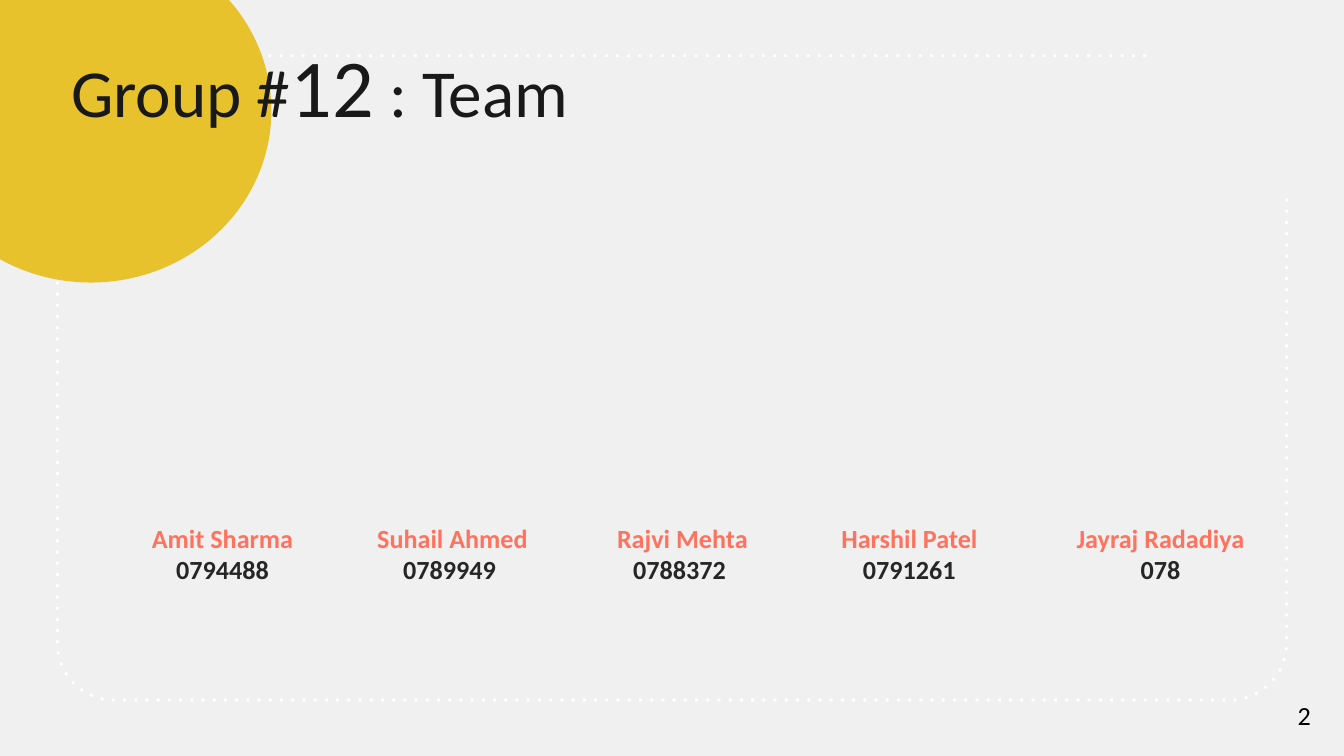
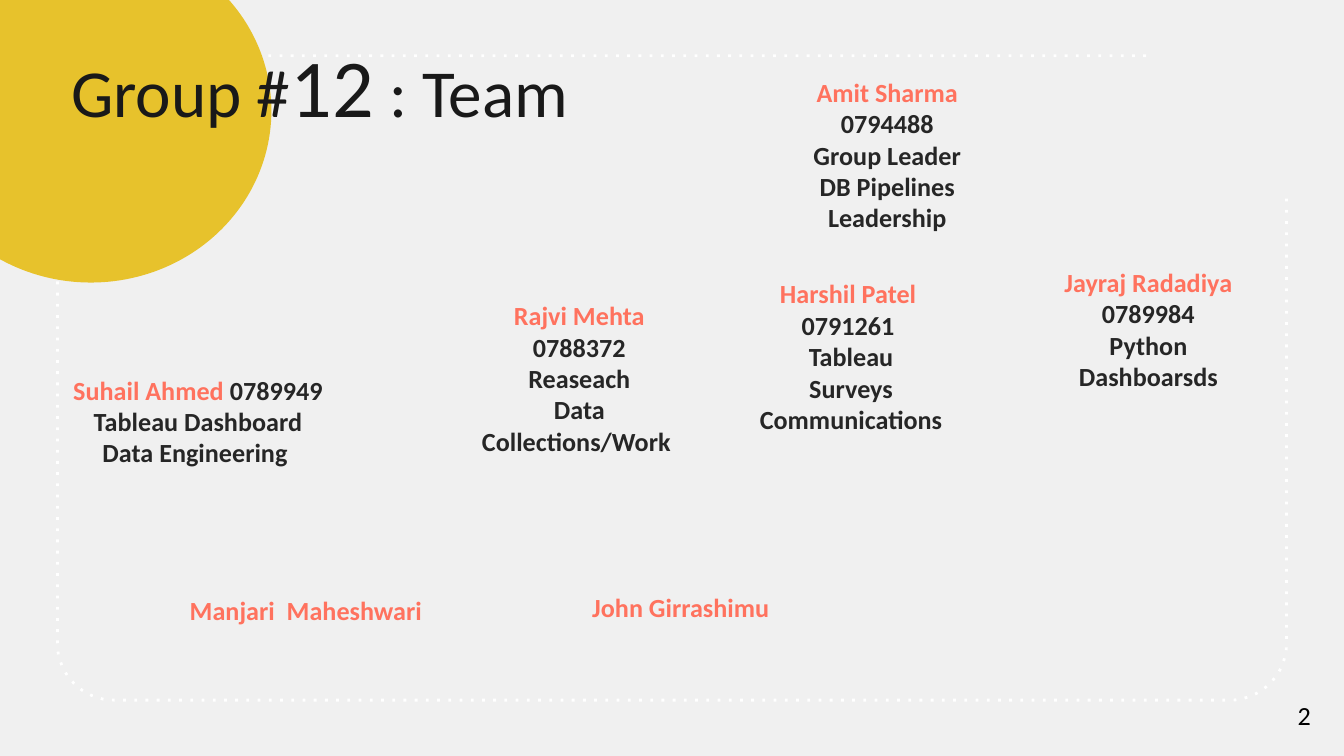
Before and after one commit to JayrajRadadiya/Capstone-Project, a slide deck: slide 2 of Mid Term Presentation/Group12-ProjectPresentation.pptx. Drawn at 1344x756 pixels with LibreOffice and Linux fonts; fonts in the diff are those of the drawing. Boxes give left, top, right and bottom in pixels: in the first picture for what was removed or moved away, otherwise in the second. Text is boxed around its words. In the diff, an @@ line names an element or a change of style, - is before the commit and + after.

Commit message:
check in Amit

```diff
--- a/Mid Term Presentation/Group12-ProjectPresentation.pptx
+++ b/Mid Term Presentation/Group12-ProjectPresentation.pptx
@@ text "Amit Sharma": place and size @@
-text "Amit Sharma" at bbox=[152, 529, 293, 579]
+text "Amit Sharma" at bbox=[813, 83, 961, 231]
@@ text at bbox=[813, 146, 961, 231]: paragraphs added @@
+Group Leader
+DB Pipelines
+Leadership
@@ text "Jayraj Radadiya": place and size @@
-text "Jayraj Radadiya" at bbox=[1077, 529, 1244, 579]
+text "Jayraj Radadiya" at bbox=[1064, 273, 1232, 386]
@@ text "Rajvi Mehta": place and size @@
-text "Rajvi Mehta" at bbox=[617, 529, 748, 579]
+text "Rajvi Mehta" at bbox=[482, 306, 671, 452]
@@ text "Harshil Patel": place and size @@
-text "Harshil Patel" at bbox=[841, 529, 977, 579]
+text "Harshil Patel" at bbox=[760, 284, 942, 429]
@@ text at bbox=[1079, 305, 1218, 386]: text changed @@
-078
+0789984
+Python
+Dashboarsds
@@ text at bbox=[760, 347, 942, 429]: paragraphs added @@
+Tableau
+Surveys
+Communications
@@ text "Suhail Ahmed 0789949": place and size @@
-text "Suhail Ahmed 0789949" at bbox=[377, 529, 527, 579]
+text "Suhail Ahmed 0789949" at bbox=[73, 381, 323, 467]
@@ text at bbox=[482, 369, 671, 452]: paragraphs added @@
+Reaseach
+Data Collections/Work
@@ text at bbox=[94, 412, 302, 467]: paragraphs added @@
+Tableau Dashboard
+Data Engineering
@@ text added at bbox=[592, 598, 769, 617], 14 pt, text #FF725E, bold @@
+John Girrashimu
@@ text added at bbox=[190, 601, 422, 625], 14 pt, text #FF725E, bold @@
+Manjari Maheshwari
```
Also in this commit, not shown: 1 other slide changed, 3 slides added, 4 slides removed.
